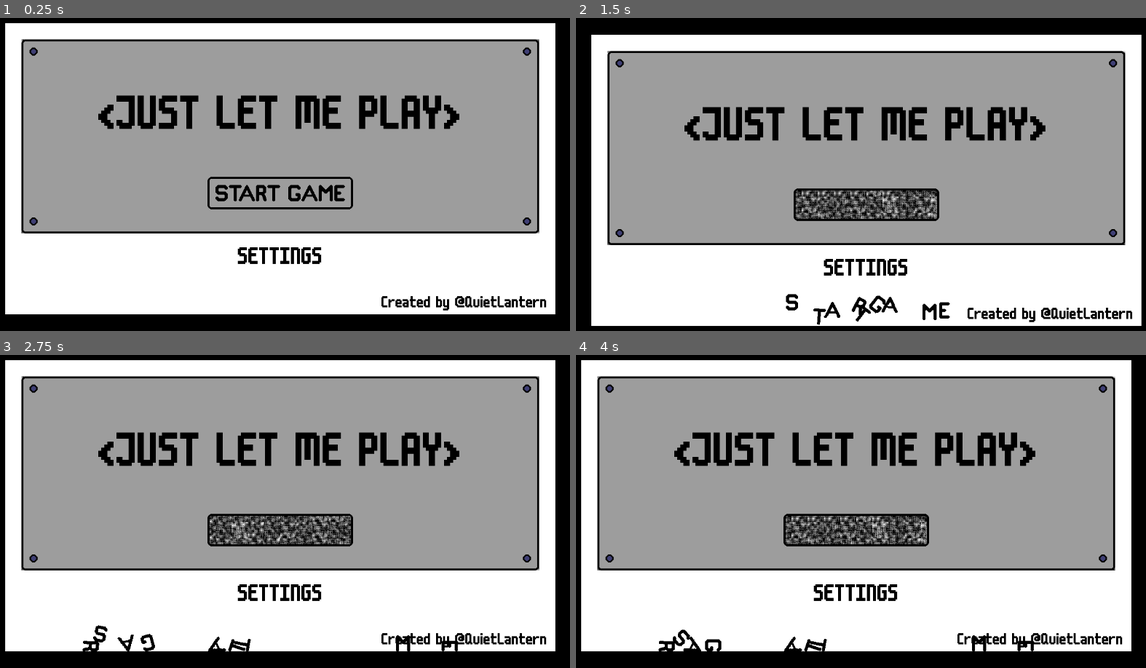
Above: before the commit, frames 1-4 (two rows, left to right).
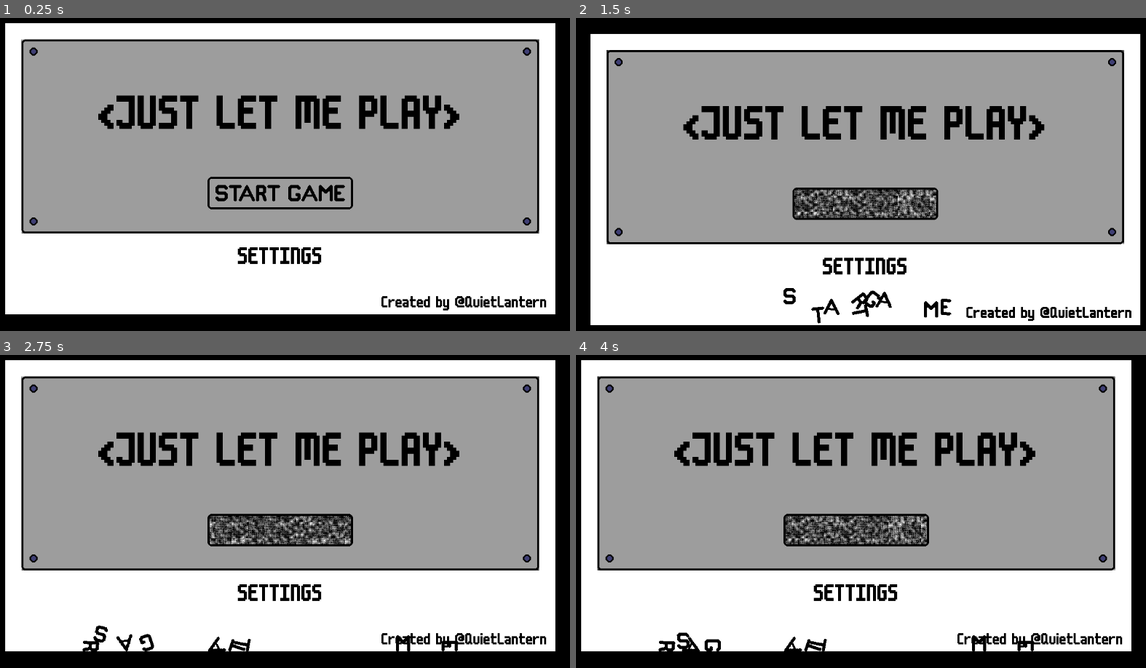
Above: after the commit, the same moments.

Repository: conor-wilson/secret-sapphire
Game: Godot game, scene res://scenes/main.tscn
Two runs of this game, one before a commit and one after it. Both use one fixed random seed, a clock stepped at 60 frames per second and the inputs below.
Inputs (mouse positions are in pixels of both pictures, inside the frame that each line leads up to):
- Up to frame 1 (0.25 s): no input
- Up to frame 2 (1.5 s): tap Enter at 0.5 s; move the mouse to (855, 193) at 0.52 s; click (855, 193) at 0.6 s; move the mouse to (741, 187) at 1.27 s; click (741, 187) at 1.35 s
- Up to frame 3 (2.75 s): move the mouse to (336, 436) at 2.02 s; click (336, 436) at 2.1 s
- Up to frame 4 (4 s): move the mouse to (826, 574) at 2.77 s; click (826, 574) at 2.85 s; move the mouse to (1032, 558) at 3.52 s; click (1032, 558) at 3.6 s

The runs differ from the first frame. In frame 1, less than 0.1% of the frame differs, in the area x 3-95%, y 6-69%; in frame 2, 8.2%, in the area x 2-100%, y 5-99%; in frame 3, 1.6%; in frame 4, 1.6%.

Commit message:
Made start_button behaviour generic via new breakable_element.gd script

Diff:
--- a/let-me-play/scenes/start_button.gd
+++ b/let-me-play/scenes/breakable_element.gd
@@ -1,22 +1,21 @@
 extends RigidBody2D
 
 signal click
-
 signal collision
 
 # Called when the node enters the scene tree for the first time.
 func _ready() -> void:
 	gravity_scale = 0
-
-# Called every frame. 'delta' is the elapsed time since the previous frame.
-func _process(delta: float) -> void:
-	pass
+	connect("body_entered", _on_body_entered)
+	connect("input_event", _on_input_event)
 
 func _on_input_event(viewport: Node, event: InputEvent, shape_idx: int) -> void:
 	if event.is_pressed() && event.is_action("click") && gravity_scale == 0:
 		click.emit()
-		gravity_scale = 1
-		apply_impulse(Vector2(0,-200), Vector2(randf_range(-25,25),0))
+
+func detatch():
+	gravity_scale = 1
+	apply_impulse(Vector2(0,-200), Vector2(randf_range(-25,25),0))
 
 func _on_body_entered(body: Node) -> void:
 	collision.emit()
--- /dev/null
+++ b/let-me-play/scenes/breakable_element.tscn
@@ -0,0 +1,12 @@
+[gd_scene load_steps=2 format=3 uid="uid://b7pp5suyru2lf"]
+
+[ext_resource type="Script" path="res://scenes/breakable_element.gd" id="1_wcjcc"]
+
+[node name="BreakableElement" type="RigidBody2D"]
+collision_layer = 2
+collision_mask = 5
+input_pickable = true
+continuous_cd = 1
+contact_monitor = true
+max_contacts_reported = 1
+script = ExtResource("1_wcjcc")
--- a/let-me-play/scenes/main_menu.gd
+++ b/let-me-play/scenes/main_menu.gd
@@ -10,6 +10,7 @@
 	start_button_exploded.emit()
 
 func _on_start_button_click() -> void:
+	$StartButton.detatch()
 	shake_screen.emit(10, 5.0)
 
 func _on_settings_button_pressed() -> void:
--- a/let-me-play/scenes/main_menu.tscn
+++ b/let-me-play/scenes/main_menu.tscn
@@ -1,12 +1,13 @@
-[gd_scene load_steps=12 format=4 uid="uid://5ctllddc4obb"]
+[gd_scene load_steps=13 format=4 uid="uid://5ctllddc4obb"]
 
-[ext_resource type="PackedScene" uid="uid://b7pp5suyru2lf" path="res://scenes/start_button.tscn" id="1_7wdxp"]
+[ext_resource type="PackedScene" uid="uid://b7pp5suyru2lf" path="res://scenes/breakable_element.tscn" id="1_7wdxp"]
 [ext_resource type="Script" path="res://scenes/main_menu.gd" id="1_hib26"]
 [ext_resource type="TileSet" uid="uid://b35s45rp0yrck" path="res://scenes/menu_tile_set.tres" id="1_jssq0"]
 [ext_resource type="PackedScene" uid="uid://dn8q4o2sgxa7y" path="res://scenes/letter.tscn" id="3_1ar5g"]
 [ext_resource type="Texture2D" uid="uid://7r8cut1jsvt0" path="res://assets/art/Panel.png" id="3_janoq"]
 [ext_resource type="FontFile" uid="uid://bckbkknmti08k" path="res://assets/fonts/m6x11.ttf" id="5_2a3fy"]
 [ext_resource type="Theme" uid="uid://fqhlidlvqsyl" path="res://assets/fonts/menu_buttons.tres" id="6_43f6x"]
+[ext_resource type="Texture2D" uid="uid://da1aop1iloq0v" path="res://assets/art/StartButton.png" id="7_cyu86"]
 [ext_resource type="Texture2D" uid="uid://op2bmdwt6xln" path="res://assets/art/Screw.png" id="8_yx54q"]
 
 [sub_resource type="LabelSettings" id="LabelSettings_rnshd"]
@@ -16,8 +17,8 @@
 
 [sub_resource type="StyleBoxEmpty" id="StyleBoxEmpty_ppfed"]
 
-[sub_resource type="PhysicsMaterial" id="PhysicsMaterial_qxvnu"]
-bounce = 0.4
+[sub_resource type="RectangleShape2D" id="RectangleShape2D_nwsea"]
+size = Vector2(60, 284)
 
 [node name="MainMenu" type="Node2D"]
 script = ExtResource("1_hib26")
@@ -68,9 +69,16 @@
 flat = true
 
 [node name="StartButton" parent="." instance=ExtResource("1_7wdxp")]
-z_index = 10
 position = Vector2(576, 368)
-physics_material_override = SubResource("PhysicsMaterial_qxvnu")
+metadata/_edit_group_ = true
+
+[node name="Sprite2D" type="Sprite2D" parent="StartButton"]
+texture = ExtResource("7_cyu86")
+
+[node name="CollisionShape2D" type="CollisionShape2D" parent="StartButton"]
+position = Vector2(-7.62939e-06, 1.43051e-05)
+rotation = 1.57079
+shape = SubResource("RectangleShape2D_nwsea")
 
 [node name="Letters" type="Node2D" parent="."]
 
--- a/let-me-play/scenes/start_button.tscn
+++ /dev/null
@@ -1,29 +0,0 @@
-[gd_scene load_steps=4 format=3 uid="uid://b7pp5suyru2lf"]
-
-[ext_resource type="Script" path="res://scenes/start_button.gd" id="1_285o8"]
-[ext_resource type="Texture2D" uid="uid://da1aop1iloq0v" path="res://assets/art/StartButton.png" id="2_xg8uo"]
-
-[sub_resource type="RectangleShape2D" id="RectangleShape2D_2y6j8"]
-size = Vector2(60, 284)
-
-[node name="StartButton" type="RigidBody2D"]
-collision_layer = 2
-collision_mask = 5
-input_pickable = true
-continuous_cd = 1
-contact_monitor = true
-max_contacts_reported = 1
-script = ExtResource("1_285o8")
-
-[node name="Sprite2D" type="Sprite2D" parent="."]
-texture = ExtResource("2_xg8uo")
-
-[node name="CollisionShape2D" type="CollisionShape2D" parent="."]
-visible = false
-position = Vector2(-7.62939e-06, 1.43051e-05)
-rotation = 1.57079
-shape = SubResource("RectangleShape2D_2y6j8")
-
-[connection signal="body_entered" from="." to="." method="_on_body_entered"]
-[connection signal="body_shape_entered" from="." to="." method="_on_body_shape_entered"]
-[connection signal="input_event" from="." to="." method="_on_input_event"]
